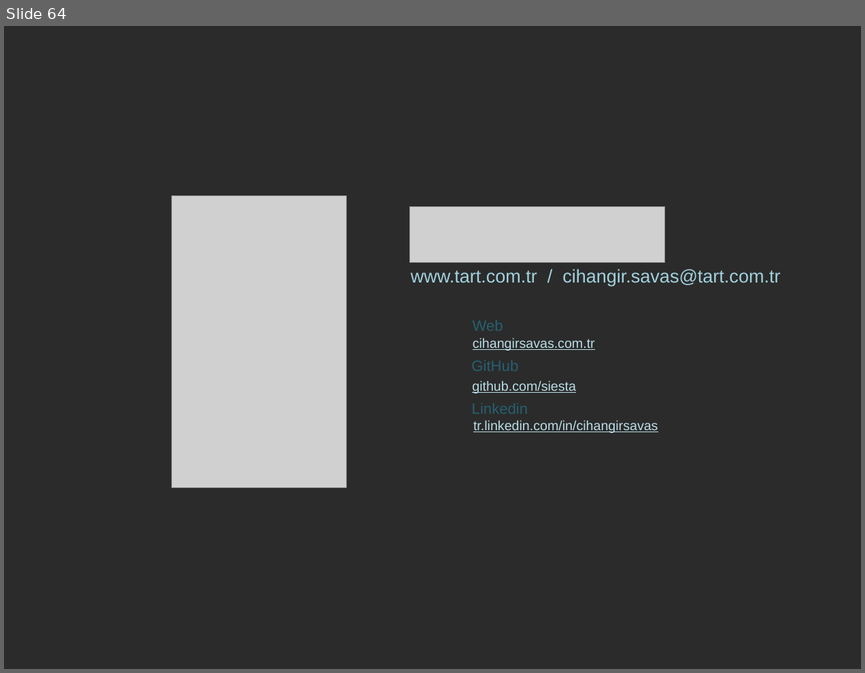
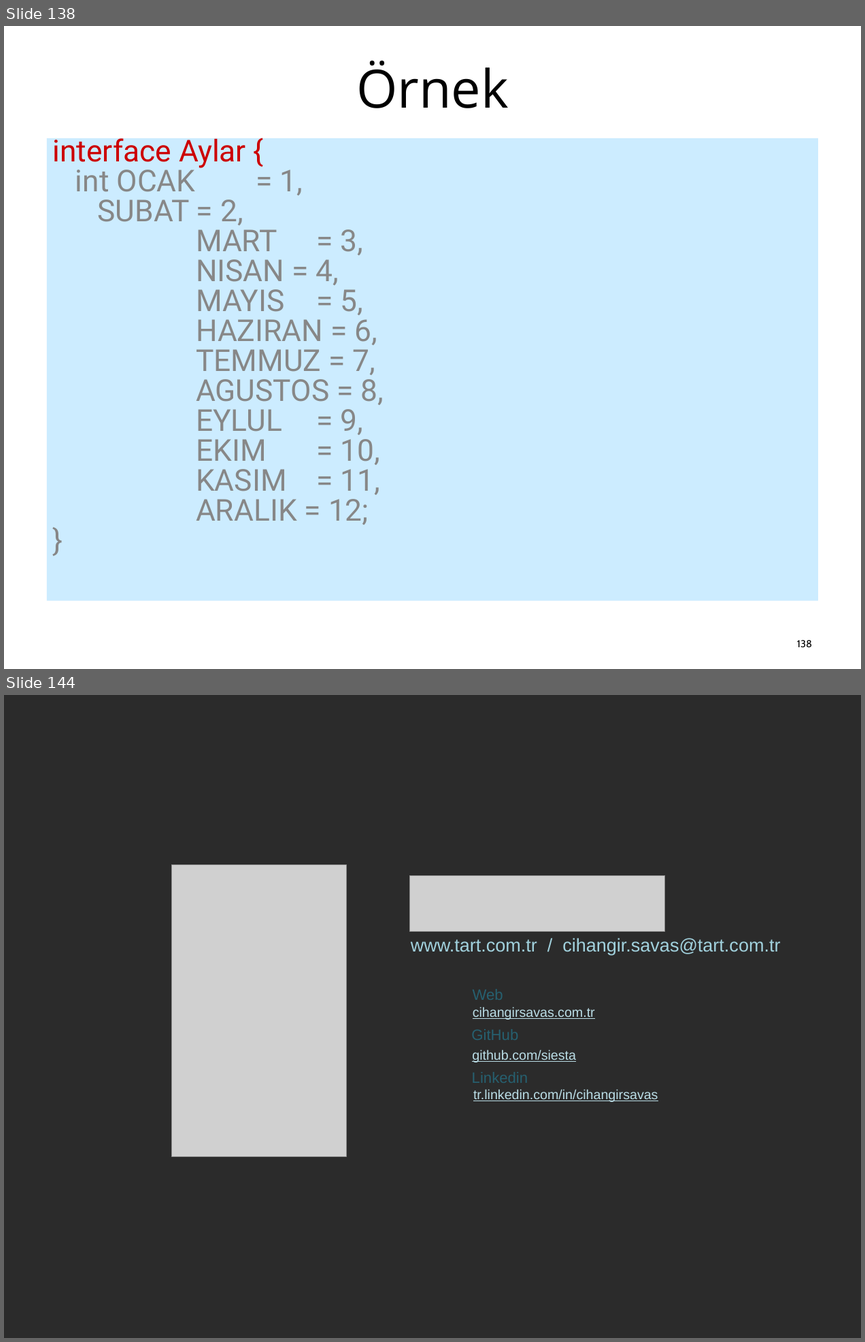
Before and after one commit to cihangir/summer-camp, a slide deck: SW101/SW101.odp. Shown one above the other, each under a label of ours: slide 64 before the commit, slides 138 and 144 after it; the slides between them are not shown. The pictures are 865x673 and 865x1342 pixels, drawn with LibreOffice and Linux fonts; fonts in the diff are those of the drawing; grey boxes stand for pictures; background and template pictures are left out; a plain dark background stands for a picture behind light text. Boxes give left, top, right and bottom in pixels: in the first picture for what was removed or moved away, otherwise in the second. Text is boxed around its words. In the diff, an @@ line names an element or a change of style, - is before the commit and + after.

```diff
--- a/SW101/SW101.odp
+++ b/SW101/SW101.odp
@@ slide 138 added at (x1=4, y1=26, x2=861, y2=669), background picture (left out) @@
@@ title added at (x1=356, y1=60, x2=509, y2=108), 63 pt, text #000000 @@
+Örnek
@@ text added at (x1=47, y1=138, x2=818, y2=600), fill #CCECFF, 36 pt, text #878787 @@
+interface Aylar {
+int OCAK = 1,
+SUBAT = 2,
+MART = 3,
+NISAN = 4,
+MAYIS = 5,
+HAZIRAN = 6,
+TEMMUZ = 7,
+AGUSTOS = 8,
+EYLUL = 9,
+EKIM = 10,
+KASIM = 11,
+ARALIK = 12;
+}
@@ page number added at (x1=797, y1=639, x2=812, y2=648), 12 pt, text #000000 @@
+138
@@ what was slide 64 is now slide 144 @@
```
Also in this commit, not shown: 1 slide changed, 80 other slides added, 1 slide removed.
